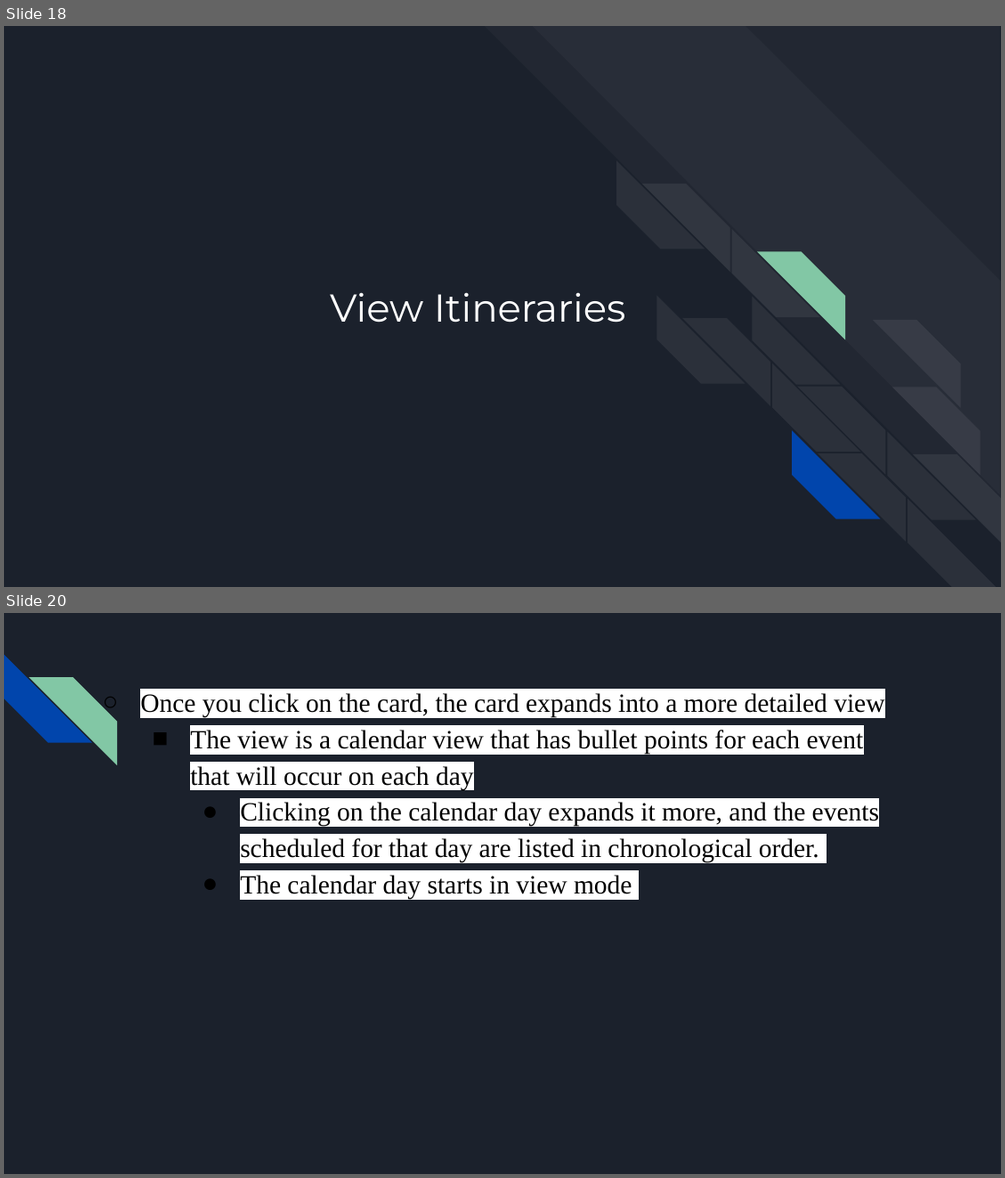
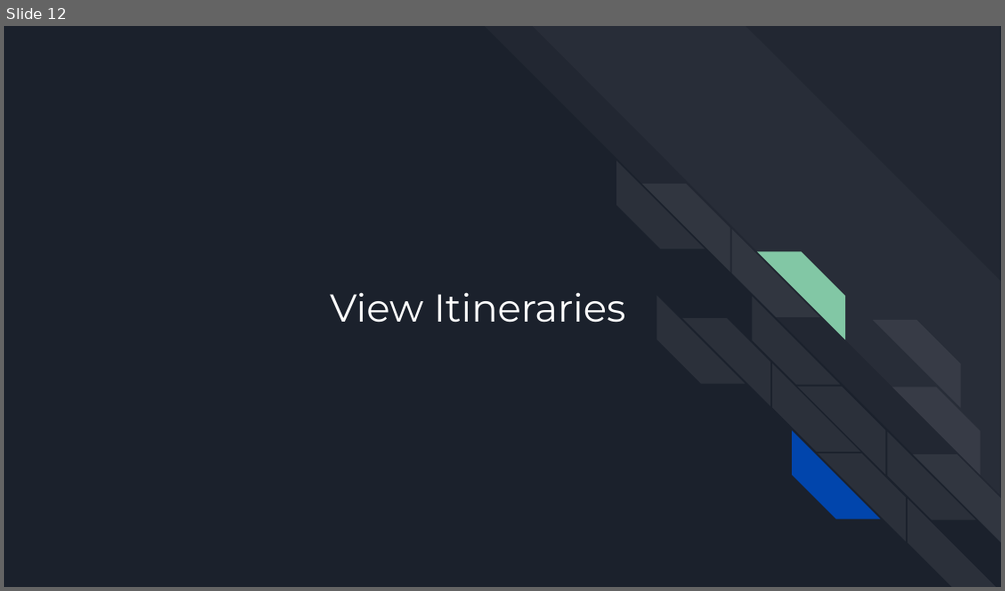
Before and after one commit to DustinWZook/Atlas-Itinerary, a slide deck: Documents/CSCI 4805 Project Requirements.pptx. Shown one above the other, each under a label of ours: slides 18 and 20 before the commit, slide 12 after it; the slides between them are not shown. The pictures are 1005x1178 and 1005x591 pixels, drawn with LibreOffice and Linux fonts; fonts in the diff are those of the drawing. Boxes give left, top, right and bottom in pixels: in the first picture for what was removed or moved away, otherwise in the second. Text is boxed around its words. In the diff, an @@ line names an element or a change of style, - is before the commit and + after.

```diff
--- a/Documents/CSCI 4805 Project Requirements.pptx
+++ b/Documents/CSCI 4805 Project Requirements.pptx
@@ slide 20 removed at [4,613,1001,1174], background #1B212C @@
@@ diag stripe removed at [4,655,92,743] @@
@@ diag stripe removed at [29,677,117,764] @@
@@ text removed at [140,693,884,899] @@
-  ○ Once you click on the card, the card expands into a more detailed view
-    ■ The view is a calendar view that has bullet points for each event that will occur on each day
-      ● Clicking on the calendar day expands it more, and the events scheduled for that day are listed in chronological order.
-      ● The calendar day starts in view mode
@@ what was slide 18 is now slide 12 @@
```
Also in this commit, not shown: 2 slides changed, 8 slides added, 17 other slides removed.
